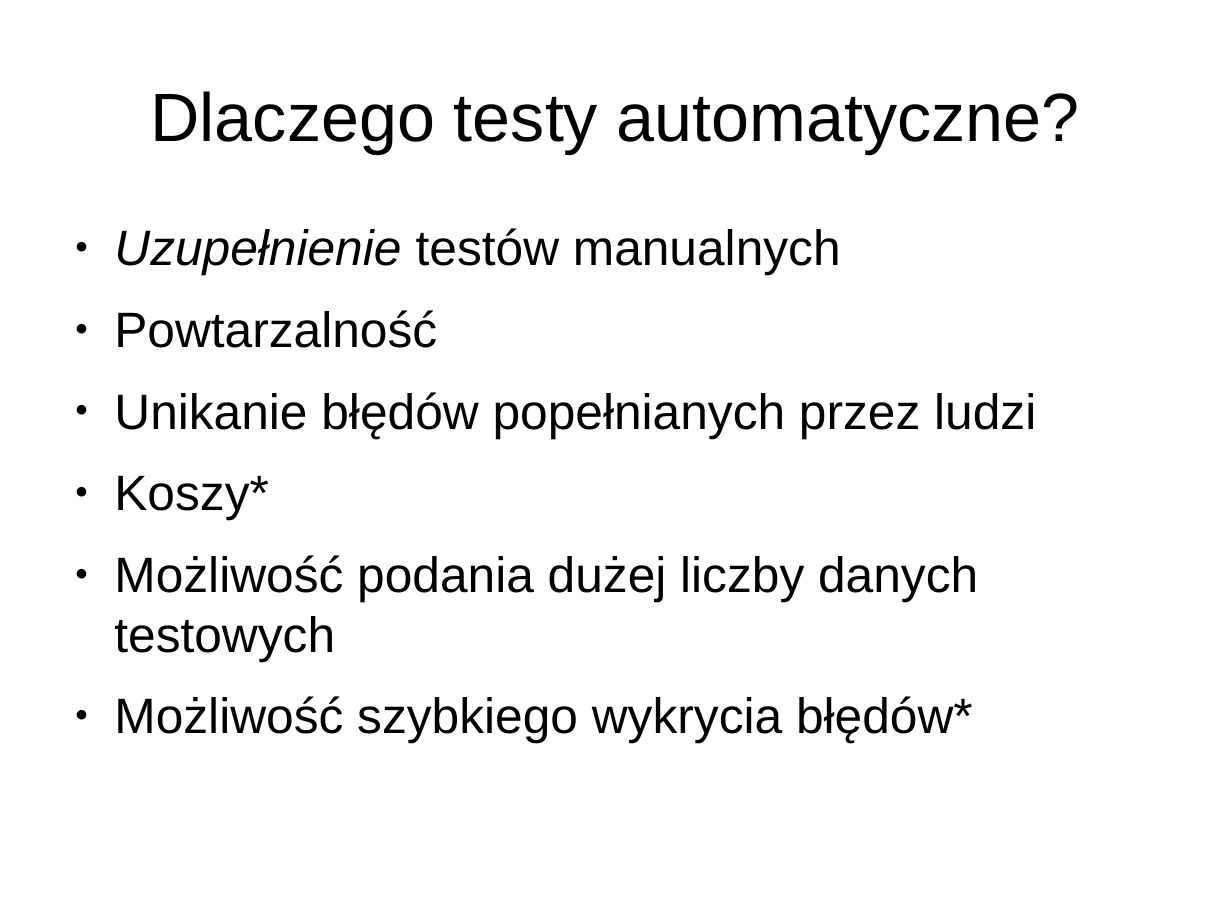
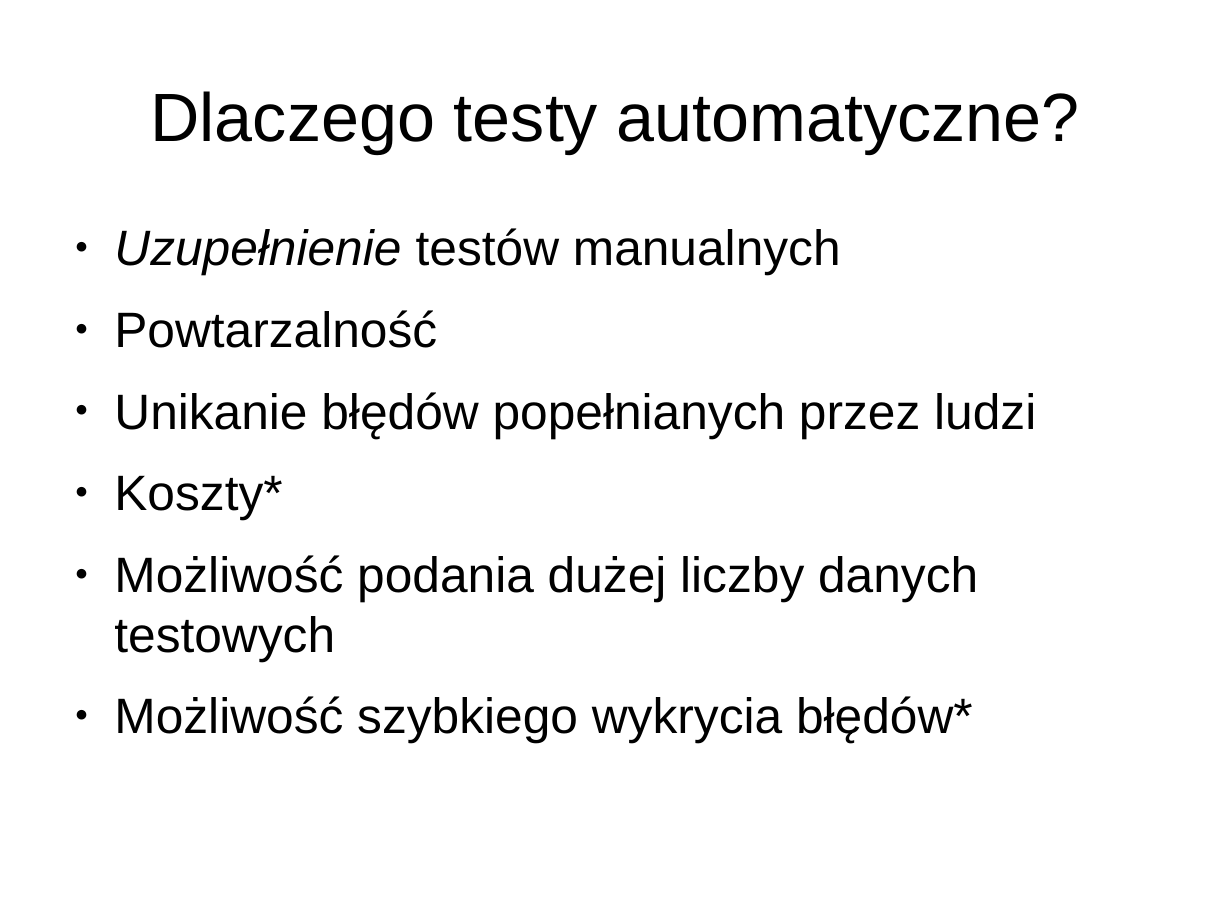
Before and after one commit to laikkk/TarPrezentacja, a slide deck: slide 4 of Prezentacja Testy Automatyczne + Selenium.odp. Drawn at 1232x924 pixels with LibreOffice and Linux fonts; fonts in the diff are those of the drawing. Boxes give left, top, right and bottom in pixels: in the first picture for what was removed or moved away, otherwise in the second. Text is boxed around its words. In the diff, an @@ line names an element or a change of style, - is before the commit and + after.

Commit message:
final version

```diff
--- a/Prezentacja Testy Automatyczne + Selenium.odp
+++ b/Prezentacja Testy Automatyczne + Selenium.odp
@@ text at (114, 475, 282, 520): text changed @@
-● Koszy*
+● Koszty*
```
